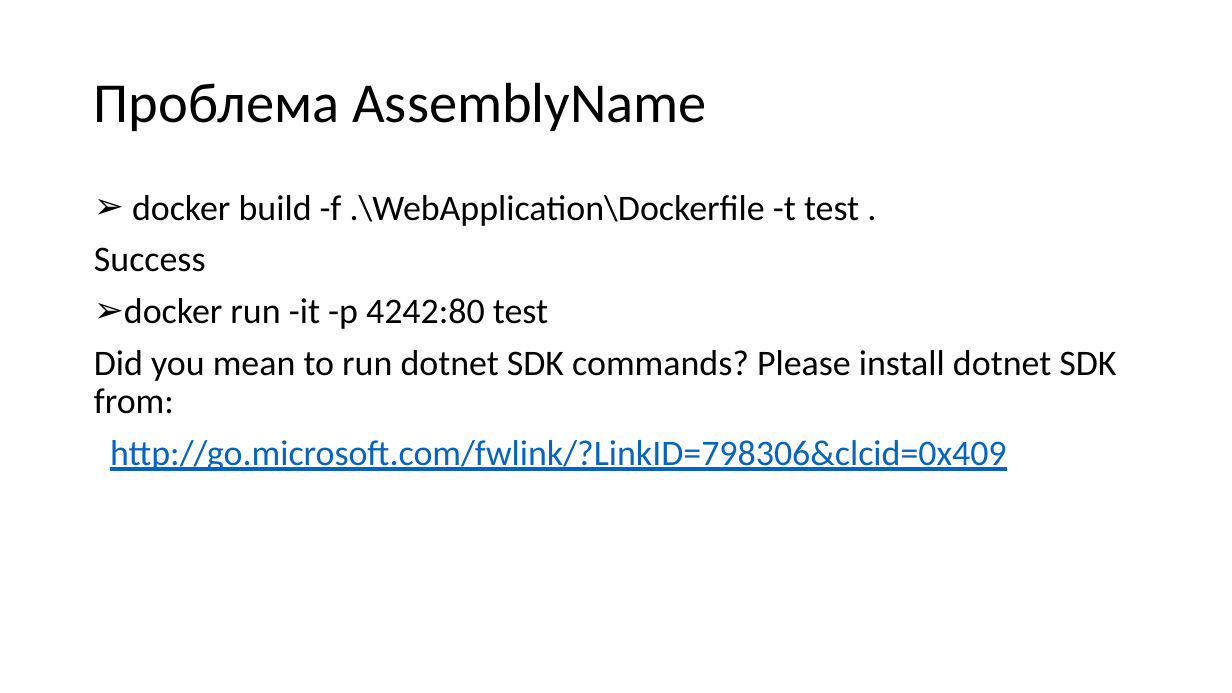
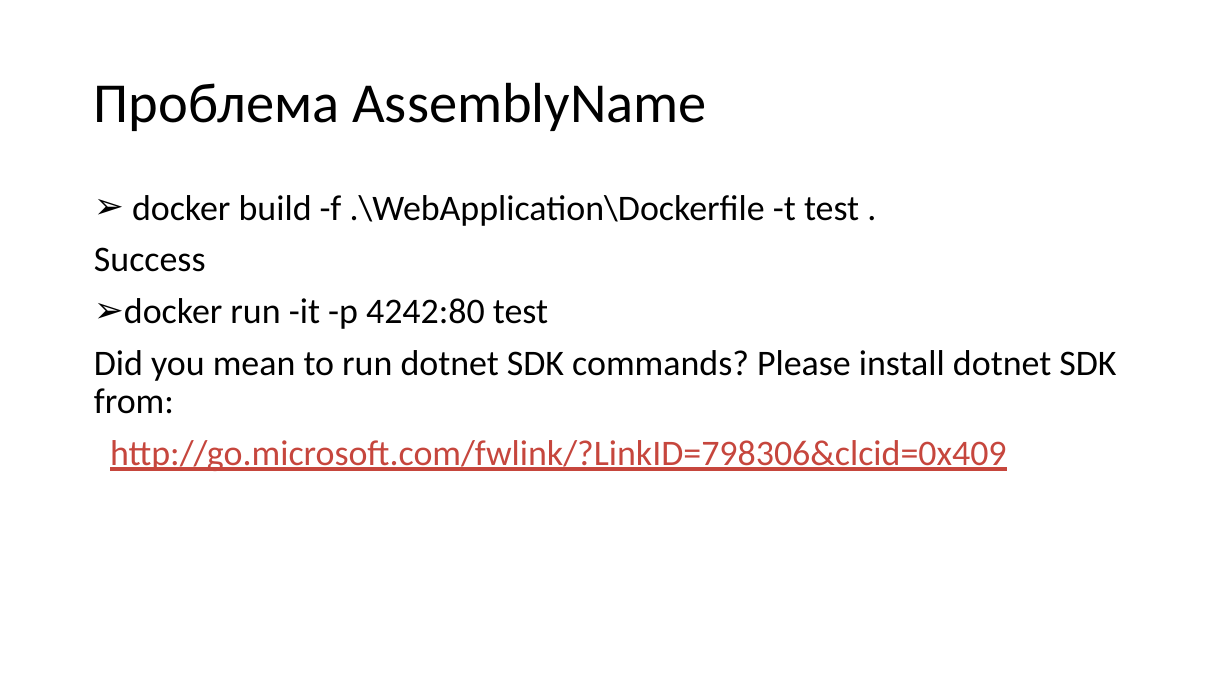
Before and after one commit to kugushev/presentations, a slide deck: slide 54 of 2019_VisualStudio-And-Docker/Presentation.pptx (slide 42 before the commit). Drawn at 1232x693 pixels with LibreOffice and Linux fonts; fonts in the diff are those of the drawing. Boxes give left, top, right and bottom in pixels: in the first picture for what was removed or moved away, otherwise in the second. Text is boxed around its words. In the diff, an @@ line names an element or a change of style, - is before the commit and + after.

```diff
--- a/2019_VisualStudio-And-Docker/Presentation.pptx
+++ b/2019_VisualStudio-And-Docker/Presentation.pptx
@@ text at (x1=110, y1=440, x2=1007, y2=471): text colour #0563C1 to #C6463D in "http://go.microsoft.com/fwlink/?LinkID=798306&clcid=0x409" @@
```
Also in this commit, not shown: 12 other slides changed, 12 slides added, 1 other file.
